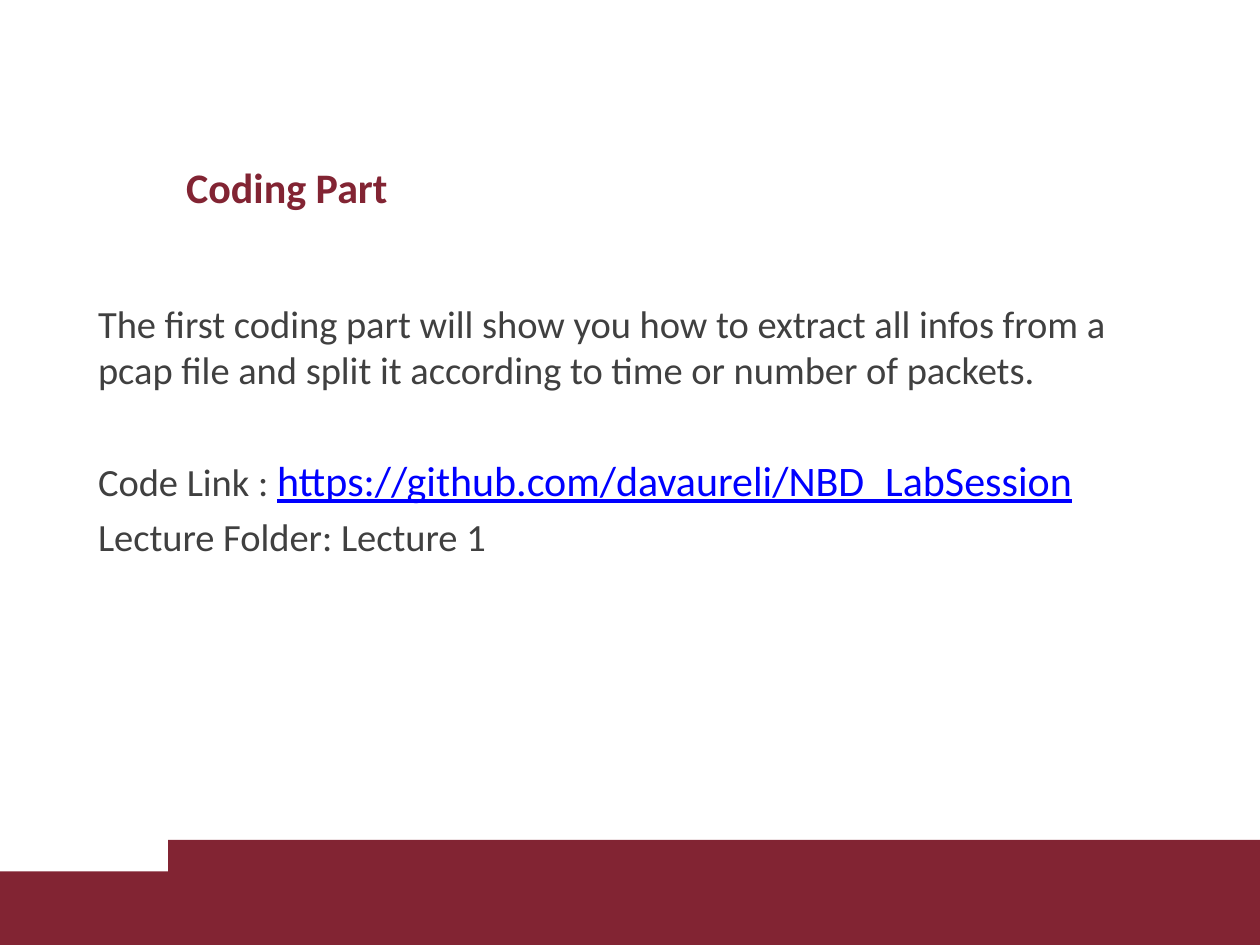
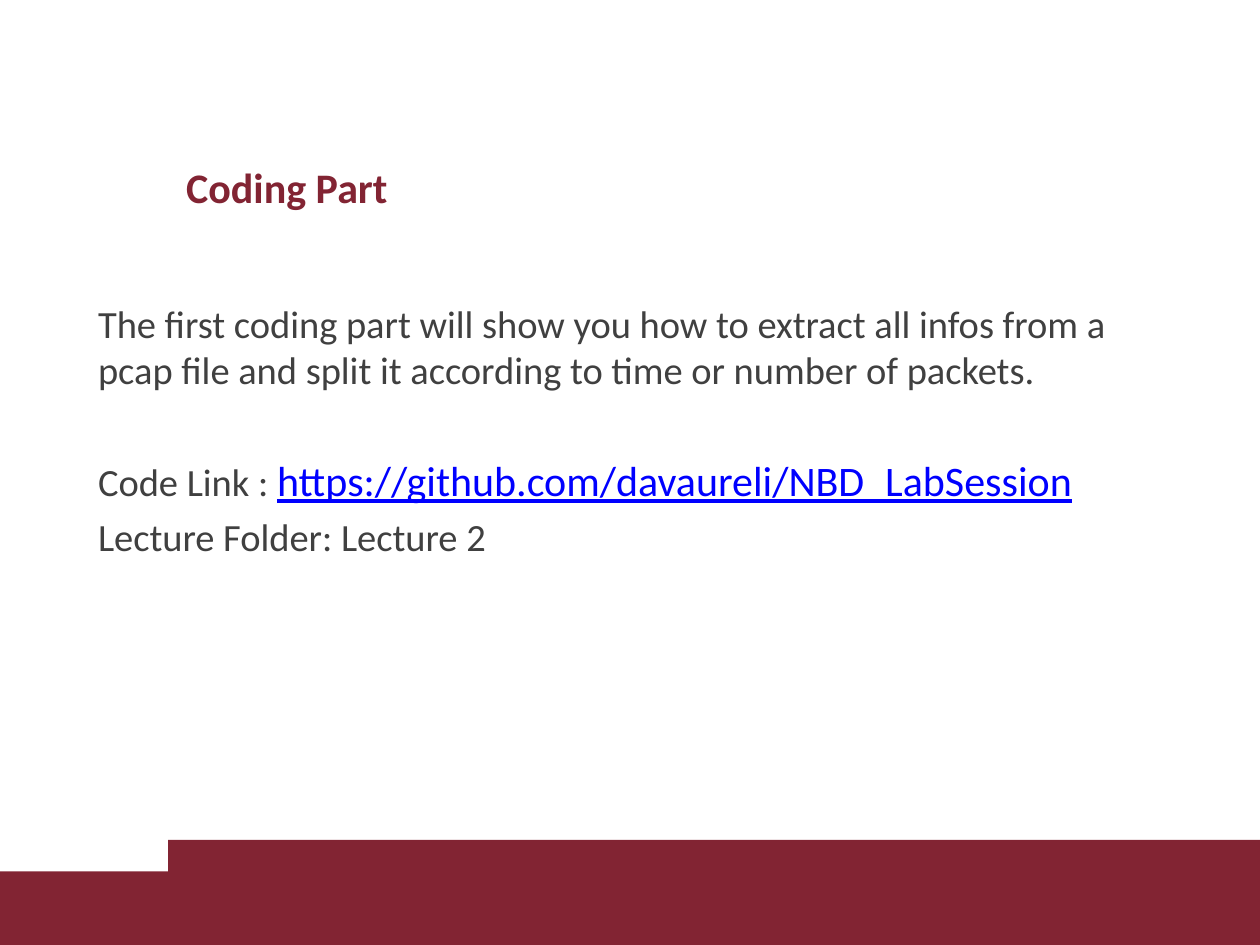
Before and after one commit to davaureli/NBD_LabSession, a slide deck: slide 42 of Lectures Complete/Lectures Complete.pptx. Drawn at 1260x945 pixels with LibreOffice and Linux fonts; fonts in the diff are those of the drawing; background and template pictures are left out. Boxes give left, top, right and bottom in pixels: in the first picture for what was removed or moved away, otherwise in the second. Text is boxed around its words. In the diff, an @@ line names an element or a change of style, - is before the commit and + after.

```diff
--- a/Lectures Complete/Lectures Complete.pptx
+++ b/Lectures Complete/Lectures Complete.pptx
@@ text at <box>98,524,485,552</box>: text changed @@
-Lecture Folder: Lecture 1
+Lecture Folder: Lecture 2
```
Also in this commit, not shown: 1 other slide changed.
